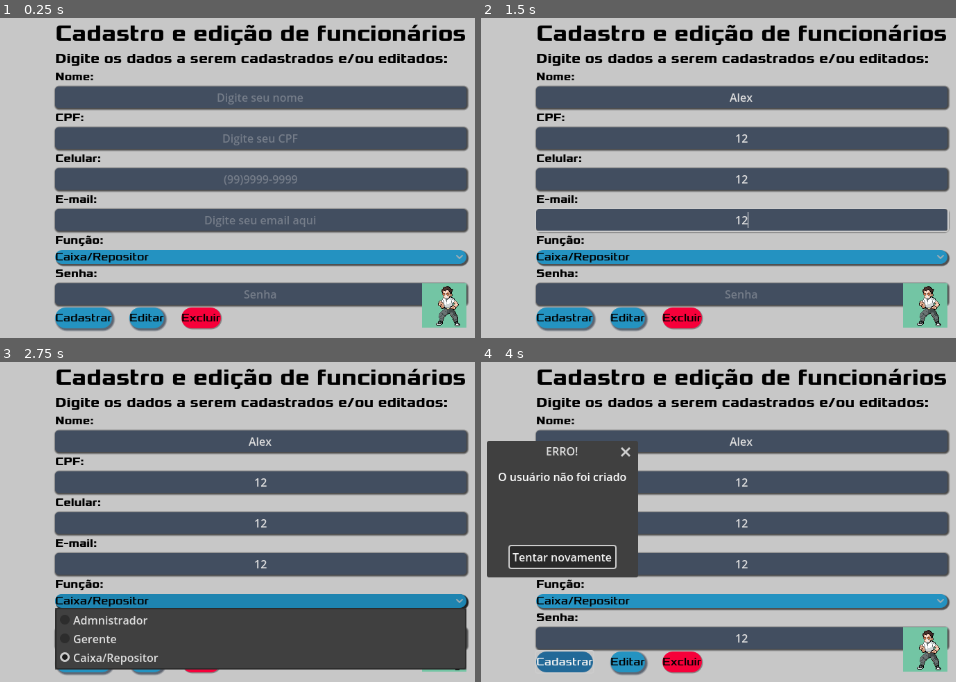
Above: before the commit, frames 1-4 (two rows, left to right).
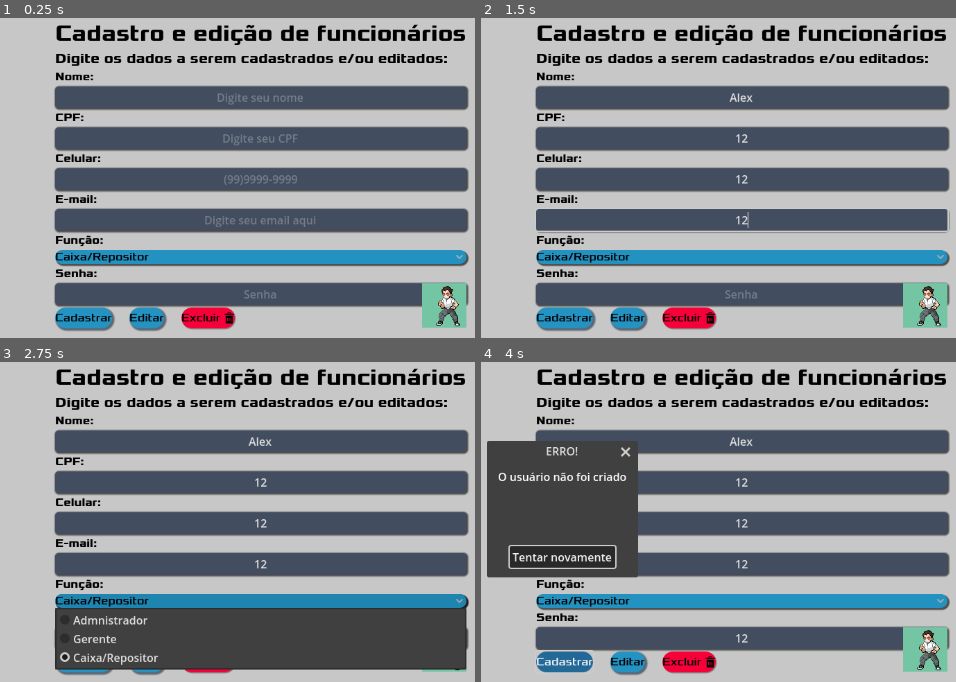
Above: after the commit, the same moments.

Repository: Jeday03/Sistema-De-Inventario-Modeladgem-De-Sistemas
Game: Godot game, scene res://Scenes/CadastroFuncionario.tscn
The game is run twice, just before and just after one commit, with the same random seed, the same clock (stepped at 60 frames per second) and the same inputs. This scene is started directly instead of the project's main scene.
Inputs (mouse positions are in pixels of both pictures, inside the frame that each line leads up to):
- Up to frame 1 (0.25 s): no input
- Up to frame 2 (1.5 s): click (742, 98) at 0.52 s; type "Alex" at 0.6 s; click (742, 139) at 0.75 s; type "12" at 0.83 s; click (742, 178) at 0.98 s; type "12" at 1.07 s; click (742, 219) at 1.27 s; type "12" at 1.35 s
- Up to frame 3 (2.75 s): click (261, 637) at 1.5 s; type "12" at 1.58 s; click "Caixa/Repositor" at 2 s
- Up to frame 4 (4 s): click (927, 650) at 2.75 s; click "Cadastrar" at 3.5 s

The runs differ from the first frame. In frame 1, 0.2% of the frame differs, in the area x 44-50%, y 90-98%; in frame 2, 0.2%; in frame 3, less than 0.1%; in frame 4, 0.2%.

Commit message:
utiliza alguns cos icons pegos

Diff:
--- a/stockmastergodot2/PackedScenes/PainelDeItem.tscn
+++ b/stockmastergodot2/PackedScenes/PainelDeItem.tscn
@@ -1,7 +1,8 @@
-[gd_scene load_steps=4 format=3 uid="uid://db0bixhh74jjv"]
+[gd_scene load_steps=6 format=3 uid="uid://db0bixhh74jjv"]
 
-[ext_resource type="Script" uid="uid://h2je6woegvuu" path="res://Scripts/PainelItem.gd" id="1_axohy"]
+[ext_resource type="Script" path="res://Scripts/PainelItem.gd" id="1_axohy"]
 [ext_resource type="Texture2D" uid="uid://jk0exjrfod4x" path="res://PlaceHolders/salim.png" id="2_axohy"]
+[ext_resource type="FontFile" uid="uid://lrvdfki8suj3" path="res://GodotFont/fonts/montreal/Montreal-Regular.ttf" id="2_ph4kd"]
 
 [sub_resource type="StyleBoxFlat" id="StyleBoxFlat_axohy"]
 bg_color = Color(0.45, 0.45, 0.45, 1)
@@ -9,6 +10,9 @@
 corner_radius_top_right = 20
 corner_radius_bottom_right = 20
 corner_radius_bottom_left = 20
+
+[sub_resource type="Theme" id="Theme_idymw"]
+Label/fonts/font = ExtResource("2_ph4kd")
 
 [node name="ColorRect" type="Panel"]
 custom_minimum_size = Vector2(0, 100)
@@ -31,6 +35,7 @@
 
 [node name="HBoxContainer" type="HBoxContainer" parent="MarginContainer"]
 layout_mode = 2
+theme = SubResource("Theme_idymw")
 theme_override_constants/separation = 20
 
 [node name="FotoProduto" type="TextureRect" parent="MarginContainer/HBoxContainer"]
--- a/stockmastergodot2/PackedScenes/PainelFuncionario.tscn
+++ b/stockmastergodot2/PackedScenes/PainelFuncionario.tscn
@@ -1,7 +1,14 @@
-[gd_scene load_steps=3 format=3 uid="uid://c0lu6xuvw4n0n"]
+[gd_scene load_steps=6 format=3 uid="uid://c0lu6xuvw4n0n"]
 
-[ext_resource type="Script" uid="uid://bcgm78kevdjx3" path="res://Scripts/PainelFuncionario.gd" id="1_ffxwa"]
+[ext_resource type="Script" path="res://Scripts/PainelFuncionario.gd" id="1_ffxwa"]
 [ext_resource type="Texture2D" uid="uid://jk0exjrfod4x" path="res://PlaceHolders/salim.png" id="2_nfeuk"]
+[ext_resource type="Theme" uid="uid://bqh2iuipvdjx" path="res://Themes/TemaNovo.tres" id="2_qyo72"]
+[ext_resource type="FontFile" uid="uid://8l1ywgx6ncsi" path="res://GodotFont/fonts/montreal/Montreal-Bold.ttf" id="3_jniag"]
+
+[sub_resource type="Theme" id="Theme_e63hu"]
+Label/colors/font_color = Color(1, 1, 1, 1)
+Label/colors/font_outline_color = Color(0, 0, 0, 1)
+Label/fonts/font = ExtResource("3_jniag")
 
 [node name="ColorRect" type="Button"]
 custom_minimum_size = Vector2(0, 100)
@@ -16,6 +23,7 @@
 anchor_bottom = 1.0
 grow_horizontal = 2
 grow_vertical = 2
+theme = ExtResource("2_qyo72")
 theme_override_constants/margin_left = 20
 theme_override_constants/margin_top = 10
 theme_override_constants/margin_right = 10
@@ -23,6 +31,7 @@
 
 [node name="HBoxContainer" type="HBoxContainer" parent="MarginContainer"]
 layout_mode = 2
+theme = SubResource("Theme_e63hu")
 theme_override_constants/separation = 20
 
 [node name="FotoFuncionario" type="TextureRect" parent="MarginContainer/HBoxContainer"]
--- a/stockmastergodot2/Scenes/CadastroFuncionario.tscn
+++ b/stockmastergodot2/Scenes/CadastroFuncionario.tscn
@@ -1,9 +1,10 @@
-[gd_scene load_steps=5 format=3 uid="uid://flpa1v0if7uv"]
+[gd_scene load_steps=6 format=3 uid="uid://flpa1v0if7uv"]
 
 [ext_resource type="Script" path="res://Scripts/CadastroFuncionarioScript.gd" id="1_qssss"]
 [ext_resource type="Theme" uid="uid://bqh2iuipvdjx" path="res://Themes/TemaNovo.tres" id="2_al0f7"]
 [ext_resource type="Theme" uid="uid://dormmmutv1axg" path="res://Themes/Logout.tres" id="3_4jtm2"]
 [ext_resource type="Theme" uid="uid://be60t68qx8sof" path="res://Themes/Visibility.tres" id="3_15m6i"]
+[ext_resource type="Texture2D" uid="uid://drsape8br8e5w" path="res://PlaceHolders/trash.png" id="5_v2ivm"]
 
 [node name="CadastroFuncionario" type="Control"]
 layout_mode = 3
@@ -166,6 +167,8 @@
 layout_mode = 2
 theme = ExtResource("3_4jtm2")
 text = "Excluir"
+icon = ExtResource("5_v2ivm")
+icon_alignment = 2
 
 [node name="HTTPRequest" type="HTTPRequest" parent="."]
 
--- a/stockmastergodot2/Scenes/DefaultPage.tscn
+++ b/stockmastergodot2/Scenes/DefaultPage.tscn
@@ -1,8 +1,9 @@
-[gd_scene load_steps=4 format=3 uid="uid://cpp10fh3liriv"]
+[gd_scene load_steps=5 format=3 uid="uid://cpp10fh3liriv"]
 
 [ext_resource type="Theme" uid="uid://bqh2iuipvdjx" path="res://Themes/TemaNovo.tres" id="1_7tra1"]
 [ext_resource type="Theme" uid="uid://dormmmutv1axg" path="res://Themes/Logout.tres" id="2_hxsfm"]
 [ext_resource type="Texture2D" uid="uid://brasb8hl1oykc" path="res://PlaceHolders/box.png" id="2_mcygh"]
+[ext_resource type="Texture2D" uid="uid://bdn8fu61vygqn" path="res://PlaceHolders/sair.png" id="4_776vx"]
 
 [node name="DefaultPage" type="Control"]
 layout_mode = 3
@@ -106,6 +107,9 @@
 theme = ExtResource("2_hxsfm")
 text = "Sair
 "
+icon = ExtResource("4_776vx")
+icon_alignment = 2
+expand_icon = true
 
 [node name="Footer" type="ColorRect" parent="."]
 z_index = 1
Not shown, added: stockmastergodot2/PlaceHolders/big-gear.png.import
Binary file added: stockmastergodot2/PlaceHolders/cadeado(1).png
Not shown, added: stockmastergodot2/PlaceHolders/cadeado(1).png.import
Binary file added: stockmastergodot2/PlaceHolders/cadeado.png
Not shown, added: stockmastergodot2/PlaceHolders/cadeado.png.import
Not shown, added: stockmastergodot2/PlaceHolders/divisa-para-baixo.png.import
Not shown, added: stockmastergodot2/PlaceHolders/do-utilizador.png.import
Not shown, added: stockmastergodot2/PlaceHolders/sair.png.import
Binary file changed: stockmastergodot2/PlaceHolders/trash.png
Not shown, added: stockmastergodot2/PlaceHolders/trash.png.import
Not shown, added: stockmastergodot2/PlaceHolders/verificar.png.import
